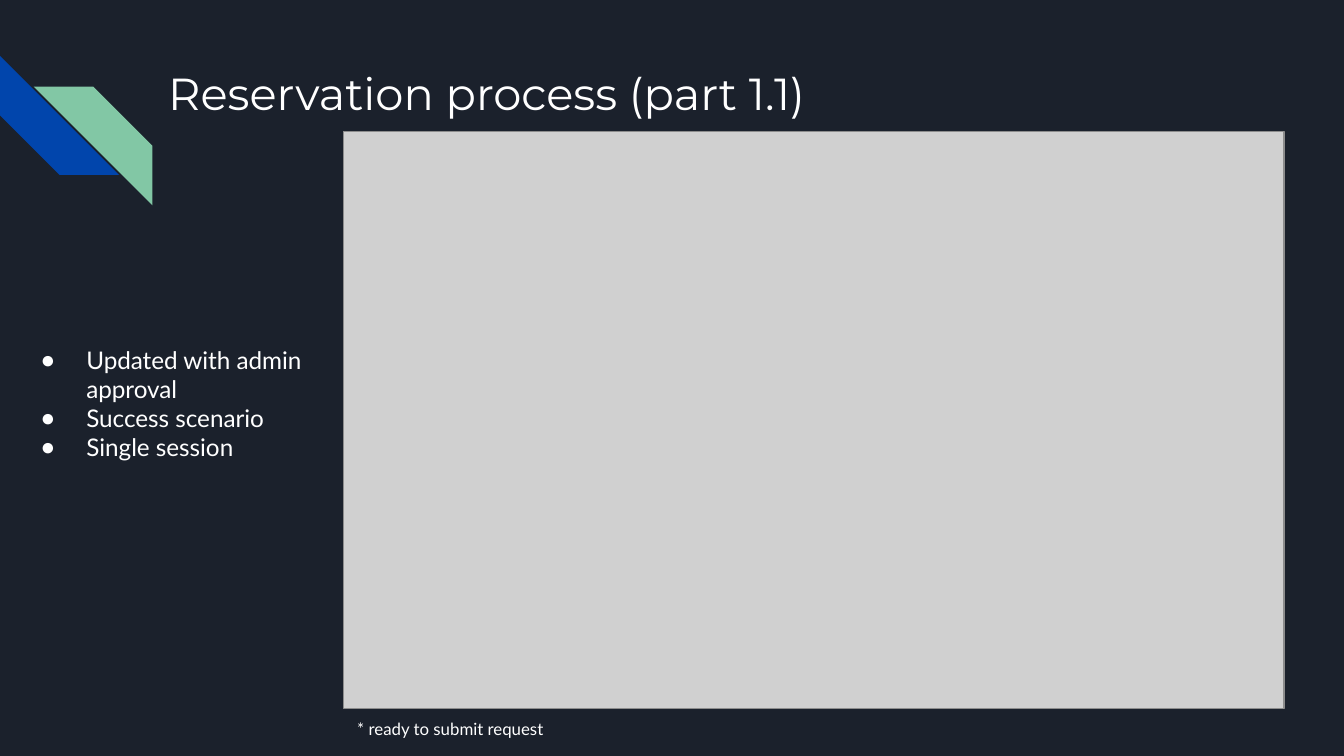
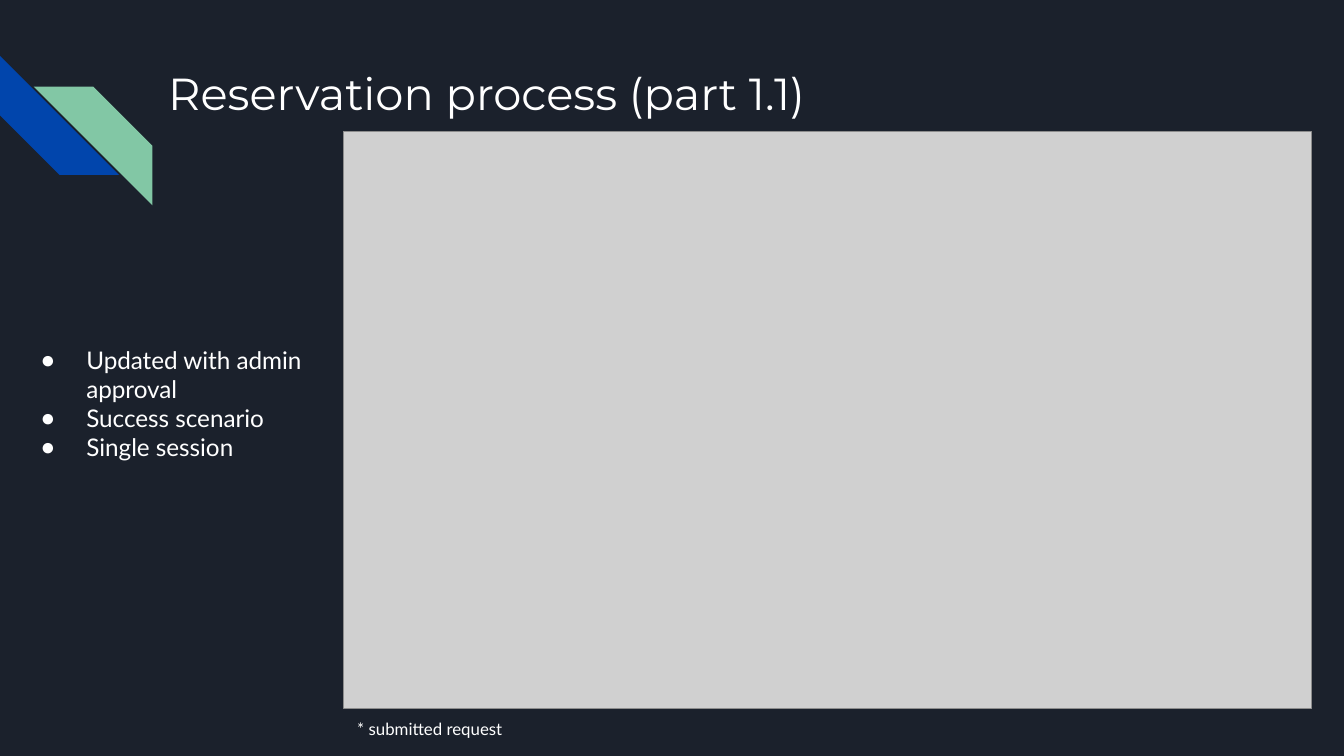
Before and after one commit to PavelKuropatin/parking-space-reservation-chatbot, a slide deck: slide 3 of presentation.pptx. Drawn at 1344x756 pixels with LibreOffice and Linux fonts; fonts in the diff are those of the drawing; grey boxes stand for pictures. Boxes give left, top, right and bottom in pixels: in the first picture for what was removed or moved away, otherwise in the second. Text is boxed around its words. In the diff, an @@ line names an element or a change of style, - is before the commit and + after.

```diff
--- a/presentation.pptx
+++ b/presentation.pptx
@@ picture: place and size @@
-picture at [344, 132, 1285, 708]
+picture at [344, 132, 1312, 708]
@@ text at [369, 722, 503, 738]: text changed @@
-* ready to submit request
+* submitted request
```
Also in this commit, not shown: 4 other slides changed, 1 slide removed.
